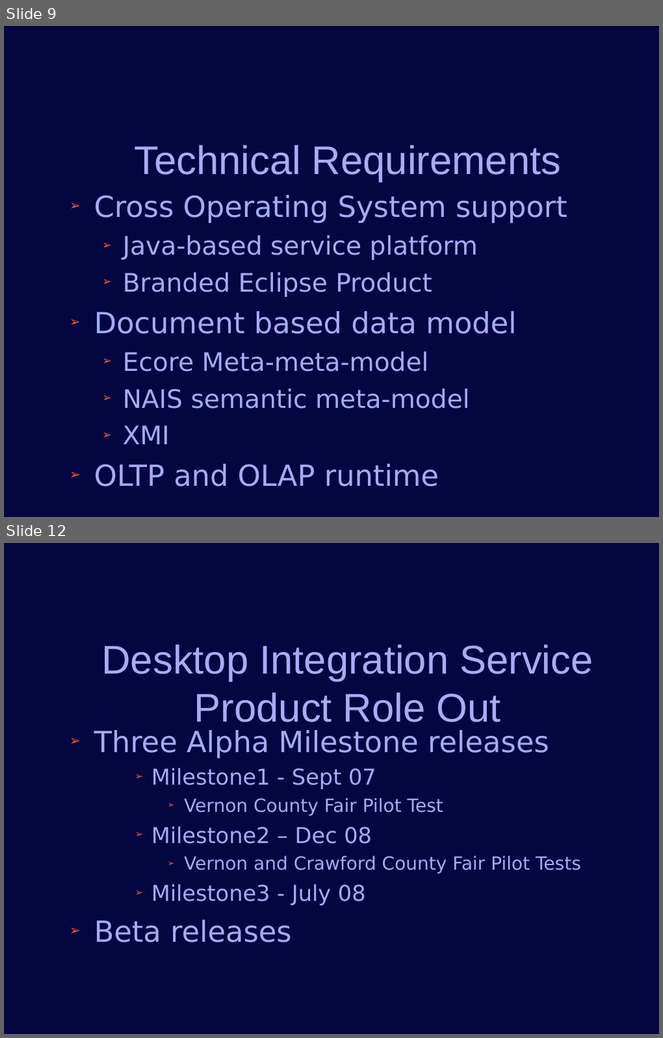
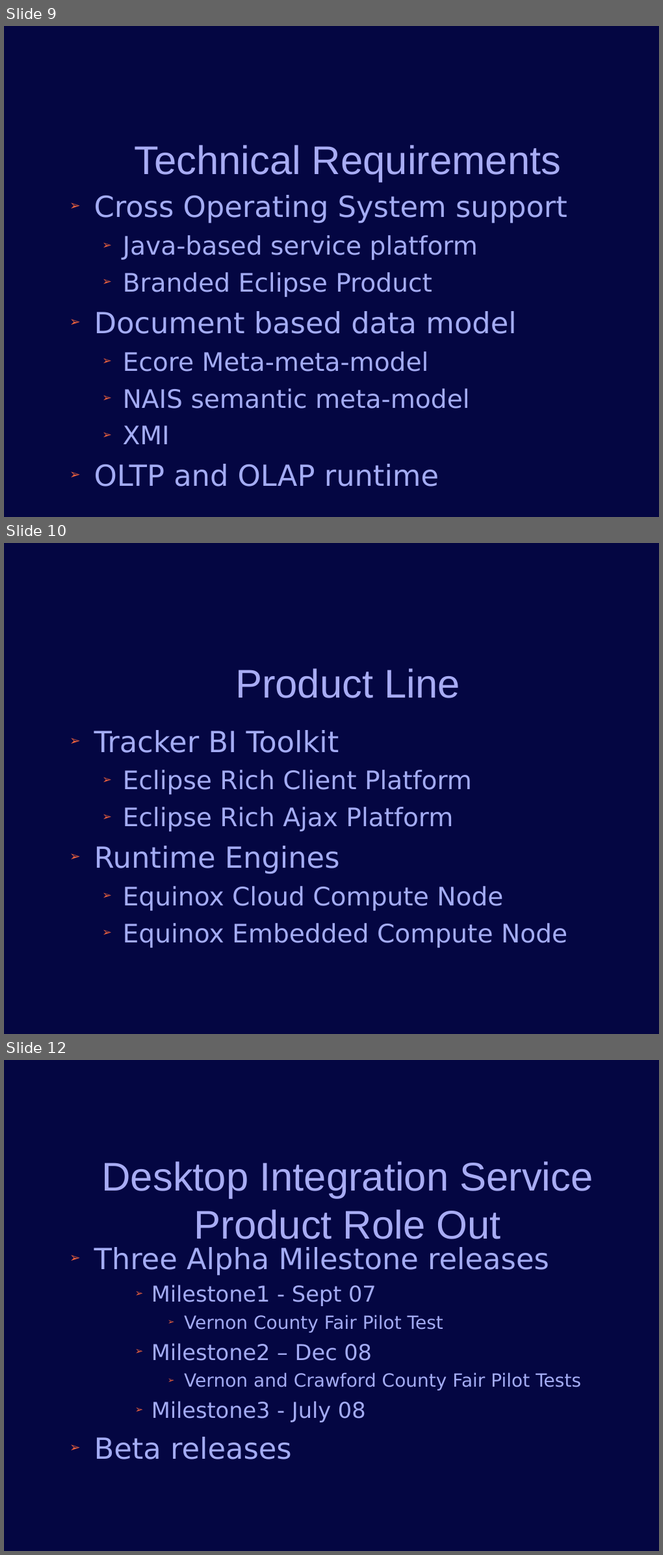
Before and after one commit to jconlon/Tracker, a slide deck: tracker/trunk/com.verticon.tracker.documentation/src/Tracker Introduction.odp. Shown one above the other, each under a label of ours: slides 9 and 12 before the commit, slides 9, 10 and 12 after it; the slides between them are not shown. The pictures are 663x1038 and 663x1555 pixels, drawn with LibreOffice and Linux fonts; fonts in the diff are those of the drawing; background and template pictures are left out. Boxes give left, top, right and bottom in pixels: in the first picture for what was removed or moved away, otherwise in the second. Text is boxed around its words. In the diff, an @@ line names an element or a change of style, - is before the commit and + after.

```diff
--- a/tracker/trunk/com.verticon.tracker.documentation/src/Tracker Introduction.odp
+++ b/tracker/trunk/com.verticon.tracker.documentation/src/Tracker Introduction.odp
@@ slide 10 added at [4,543,659,1034], background #040642 @@
@@ title added at [235,668,460,698], 44 pt, text #A8ACF4 @@
+Product Line
@@ text added at [94,730,568,948], 28 pt, text #A4ACF4 @@
+➢ Tracker BI Toolkit
+  ➢ Eclipse Rich Client Platform
+  ➢ Eclipse Rich Ajax Platform
+➢ Runtime Engines
+  ➢ Equinox Cloud Compute Node
+  ➢ Equinox Embedded Compute Node
```
Also in this commit, not shown: 2 slides changed, 1 slide removed.
